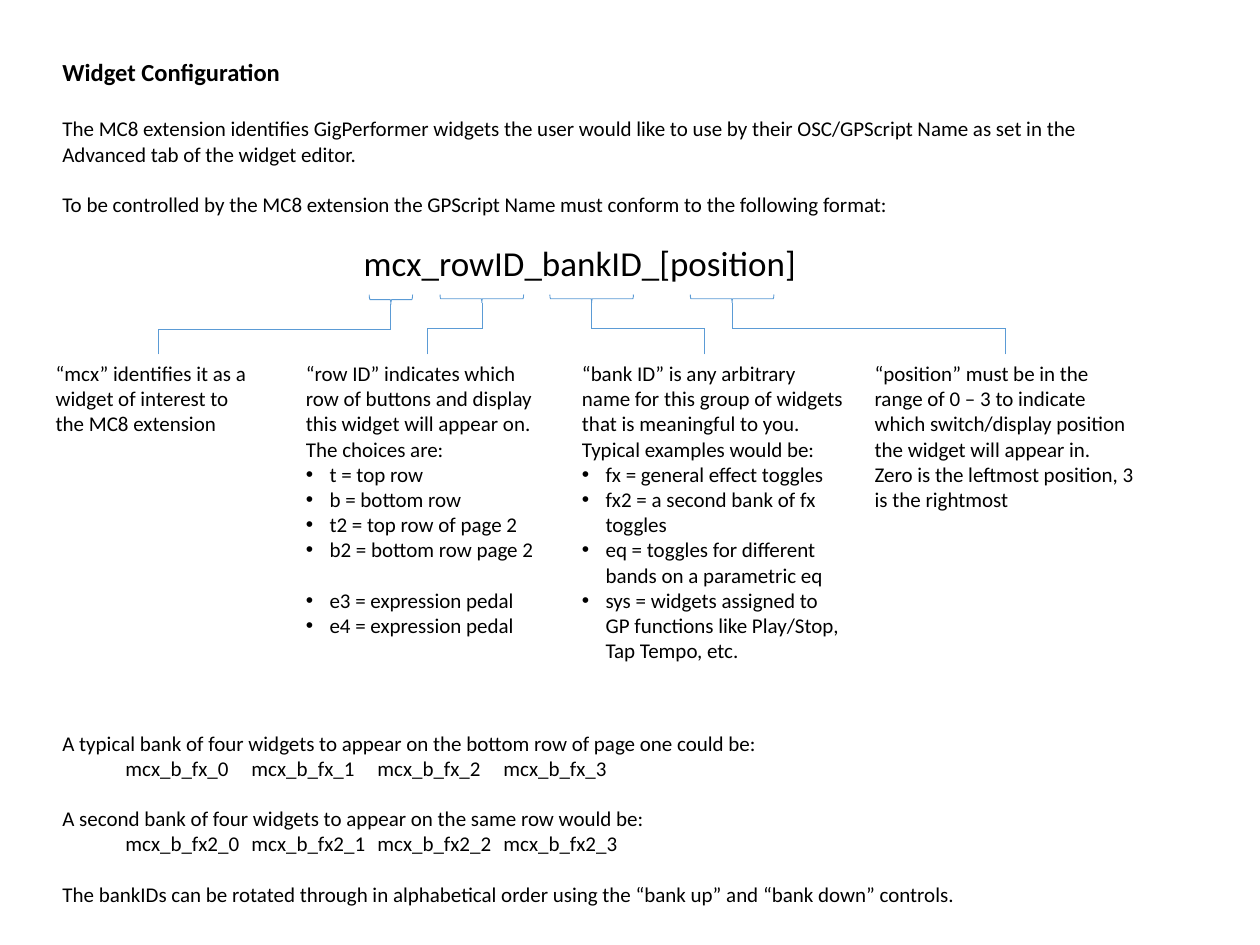
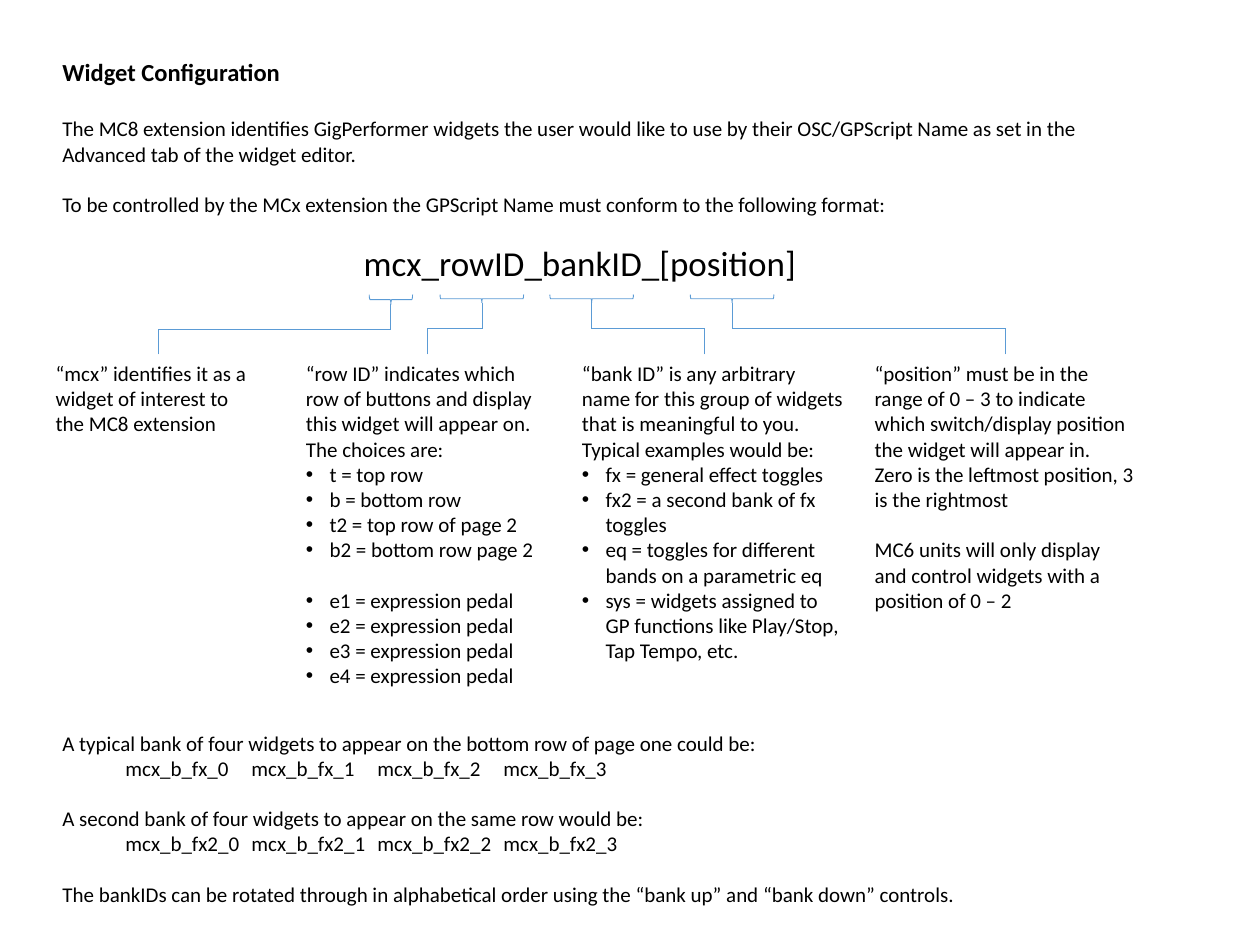
Before and after one commit to WidnerM/GP-MC8, a slide deck: slide 6 of MC8.pptx. Drawn at 1260x945 pixels with LibreOffice and Linux fonts; fonts in the diff are those of the drawing. Boxes give left, top, right and bottom in pixels: in the first picture for what was removed or moved away, otherwise in the second. Text is boxed around its words. In the diff, an @@ line names an element or a change of style, - is before the commit and + after.

Commit message:
Mac <format> issue

```diff
--- a/MC8.pptx
+++ b/MC8.pptx
@@ text at <box>62,197,885,216</box>: text changed @@
-To be controlled by the MC8 extension the GPScript Name must conform to the following format:
+To be controlled by the MCx extension the GPScript Name must conform to the following format:
@@ text at <box>875,542,1100,612</box>: paragraph added @@
+MC6 units will only display and control widgets with a position of 0 – 2
@@ text at <box>330,593,513,637</box>: paragraphs added @@
+• e1 = expression pedal
+• e2 = expression pedal
```
Also in this commit, not shown: 5 other slides changed, 2 slides added, 2 other files.
